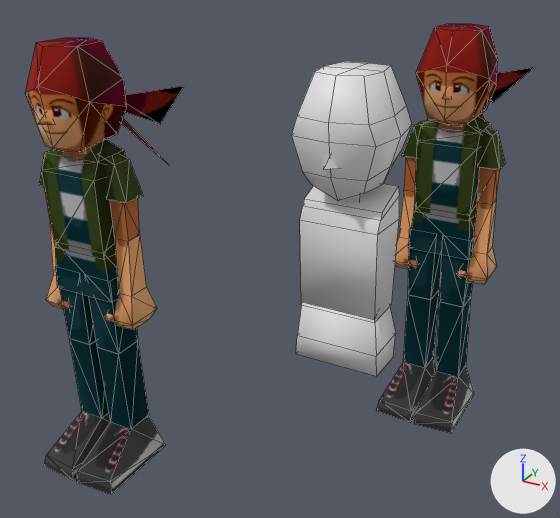
A saved change to the Blender file puyoknight/base-male-simple-practice-1.blend.
Before and after are seen from a 50 mm camera at (1.1, -2.54, 2.61) aimed at (-0.67, 0.68, 1.0). The axes (+X, +Y, +Z) are drawn at lower right. The lights are the same throughout. The older version comes first. Mesh edges are drawn as thin lines.

Names of what the first picture shows: 'Cube', 'Example1', 'Example1.001', 'Head', 'Torso' and 1 more.
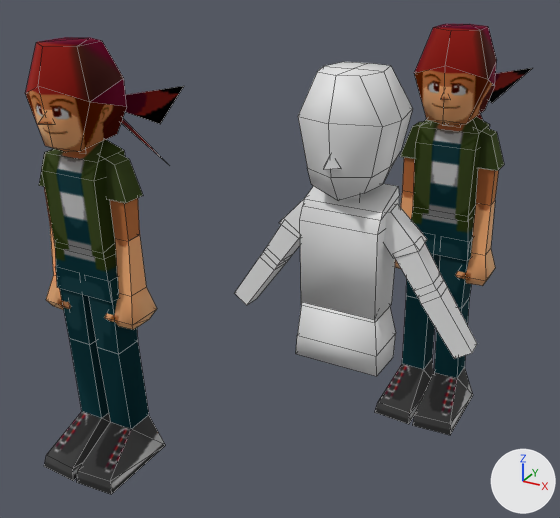
Pixel boxes (x1, y1, x2, y2) of what changed, in the pictures (560 x 518 px; the box of a moved part takes in the faces that stretch with it):
```json
{"object": "Example1", "change": "moved", "before": [376, 23, 534, 434], "after": [375, 24, 532, 435]}
{"object": "Head", "change": "reshaped", "before": [292, 62, 412, 201], "after": [298, 62, 413, 201]}
{"object": "Arm.L", "change": "added", "after": [235, 225, 477, 359]}
{"object": "Shoulder.L", "change": "added", "after": [279, 198, 427, 258]}
{"part": 1, "of": "me_cube_001", "change": "moved or reshaped", "before": [292, 66, 412, 193], "after": [298, 66, 413, 193]}
```

The change, as JSON lines over the scene's bpy script:
```json
{"block": "me_cube_001", "where": "# used by ob_head; location = (0.0, 0.0, 1.89); scale = (0.206, 0.206, 0.206)"}
{"op": "remove", "block": "me_cube_001", "code": "me_cube_001.from_pydata(...)  # 27 vertices, 20 faces; spans x 0.0..0.89, y -0.95..1.08, z -1.07..1.16"}
{"op": "add", "block": "me_cube_001", "code": "me_cube_001.from_pydata(...)  # 22 vertices, 16 faces; spans x 0.0..0.89, y -0.95..1.07, z -1.07..1.17"}
{"block": "me_cube_001", "change": "me_cube_001 part 1"}
{"block": "me_cube_001", "change": "10 vertices are removed from x 0.0..0.89, y -0.95..1.08, z 0.08..0.43"}
{"block": "me_cube_001", "change": "12 faces are deleted"}
{"block": "me_cube_001", "change": "2 vertices move from x 0.44..0.61, y -0.67..-0.59, z -0.56..1.16 to x 0.38..0.61, y -0.61..-0.47, z -0.55..1.17"}
{"block": "me_cube_001", "change": "5 vertices are added at (0.78, 0.93, 0.37), (0.78, -0.53, 0.36), (0.0, -0.95, 0.42), (0.0, 1.07, 0.41), (0.89, 0.08, 0.36)"}
{"block": "me_cube_001", "change": "8 new faces join them"}
{"op": "add", "block": "me_cube_004", "code": ["me_cube_004 = bpy.data.meshes.new('Cube.004')", "me_cube_004.from_pydata(...)  # 20 vertices, 18 faces; spans x 3.98..11.18, y -0.27..1.95, z -6.89..2.43"]}
{"op": "add", "block": "me_cube_003", "code": ["me_cube_003 = bpy.data.meshes.new('Cube.003')", "me_cube_003.from_pydata([(2.92, -0.29, -1.75), (1.13, -0.31, 0.55), (2.72, 1.48, -1.76), (0.98, 1.07, 0.54), (4.36, -0.12, -1.07), (2.57, -0.15, 0.86), (4.16, 1.65, -1.08), (2.42, 1.24, 0.86)], [], [(0, 1, 3, 2), (2, 3, 7, 6), (6, 7, 5, 4), (4, 5, 1, 0), (2, 6, 4, 0), (7, 3, 1, 5)])"]}
{"op": "set", "path": "ob_example1.location", "old": "(0.0, 1.31, 1.208)", "new": "(-0.001, 1.289, 1.209)"}
{"op": "add", "block": "ob_arm_l", "code": ["ob_arm_l = bpy.data.objects.new('Arm.L', me_cube_004)", "ob_arm_l.location = (0.0, 0.0, 1.406)", "ob_arm_l.scale = (0.0467, 0.0467, 0.0467)", "_m = ob_arm_l.modifiers.new('Mirror', 'MIRROR')"]}
{"op": "add", "block": "ob_shoulder_l", "code": ["ob_shoulder_l = bpy.data.objects.new('Shoulder.L', me_cube_003)", "ob_shoulder_l.location = (0.0, 0.0, 1.572)", "ob_shoulder_l.scale = (0.0674, 0.0674, 0.0674)", "_m = ob_shoulder_l.modifiers.new('Mirror', 'MIRROR')"]}
```
